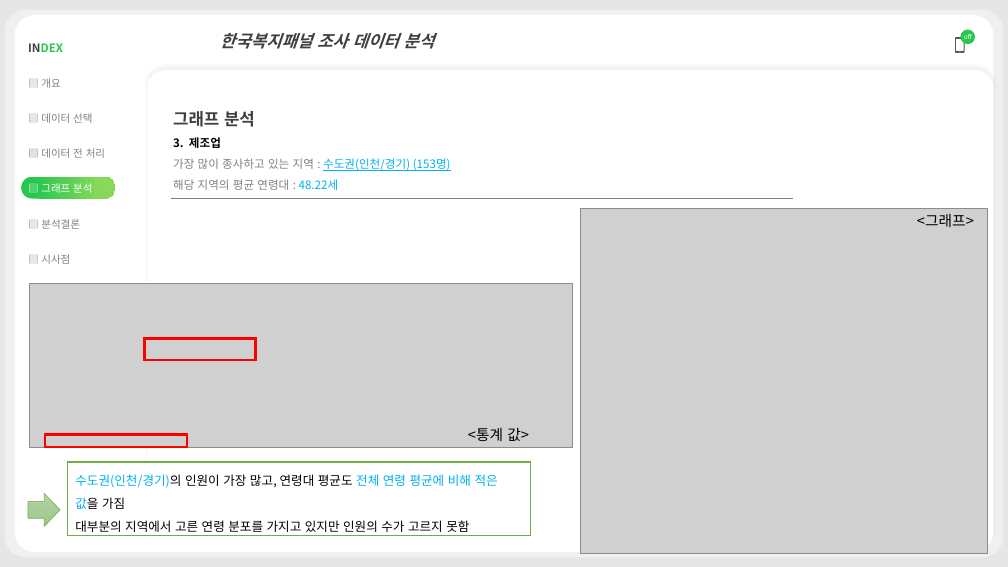
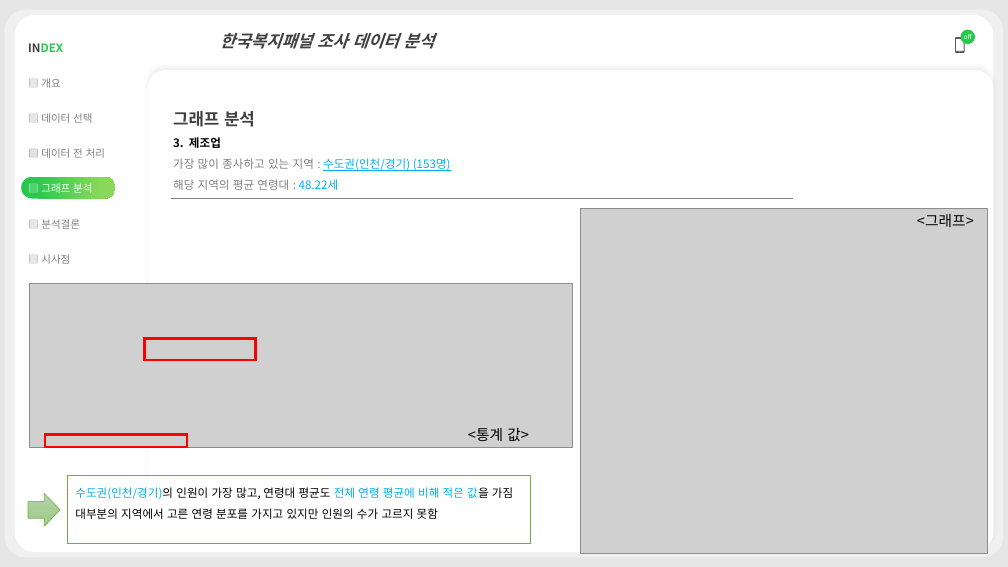
Before and after one commit to ktb5891/Bigdata_lecture, a slide deck: slide 11 of 개인프로젝트/복지패널 데이터 분석.pptx. Drawn at 1008x567 pixels with LibreOffice and Linux fonts; fonts in the diff are those of the drawing; grey boxes stand for pictures. Boxes give left, top, right and bottom in pixels: in the first picture for what was removed or moved away, otherwise in the second. Text is boxed around its words. In the diff, an @@ line names an element or a change of style, - is before the commit and + after.

```diff
--- a/개인프로젝트/복지패널 데이터 분석.pptx
+++ b/개인프로젝트/복지패널 데이터 분석.pptx
@@ rectangle "수도권(인천/경기)의 인원이 가장 많고, 연령대 ..." resized from (x1=68, y1=462, x2=531, y2=535) to (x1=68, y1=476, x2=531, y2=544) @@
@@ rectangle "수도권(인천/경기)의 인원이 가장 많고, 연령대 ..." at (x1=68, y1=476, x2=531, y2=544): size 12 to 11 pt @@
```
Also in this commit, not shown: 16 other slides changed, 16 slides added.
